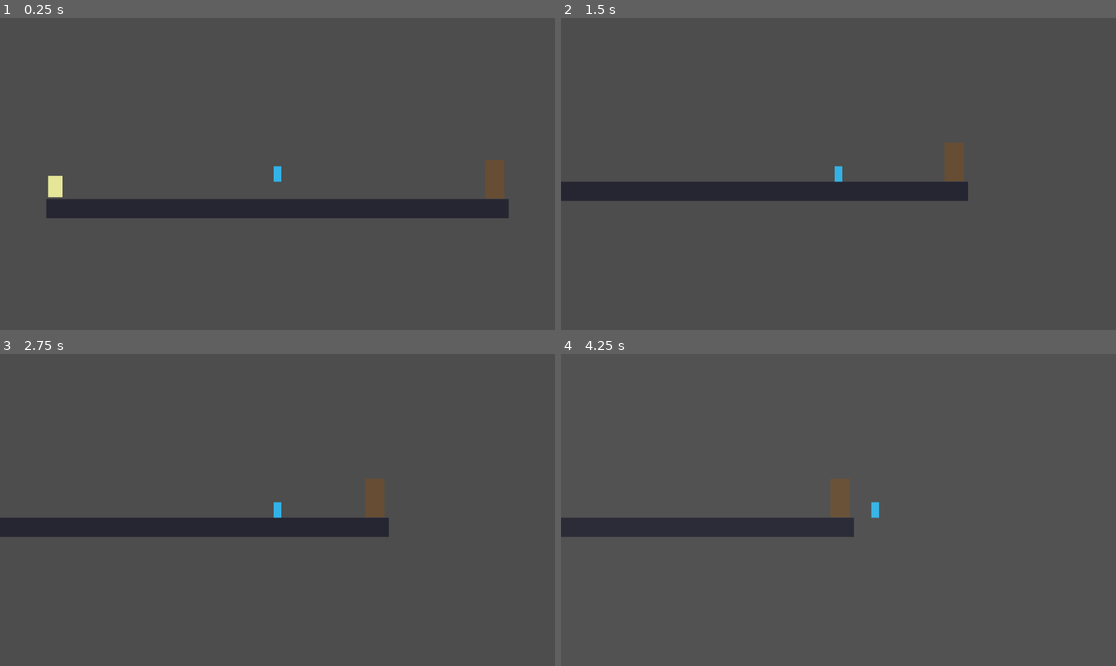
Above: before the commit, frames 1-4 (two rows, left to right).
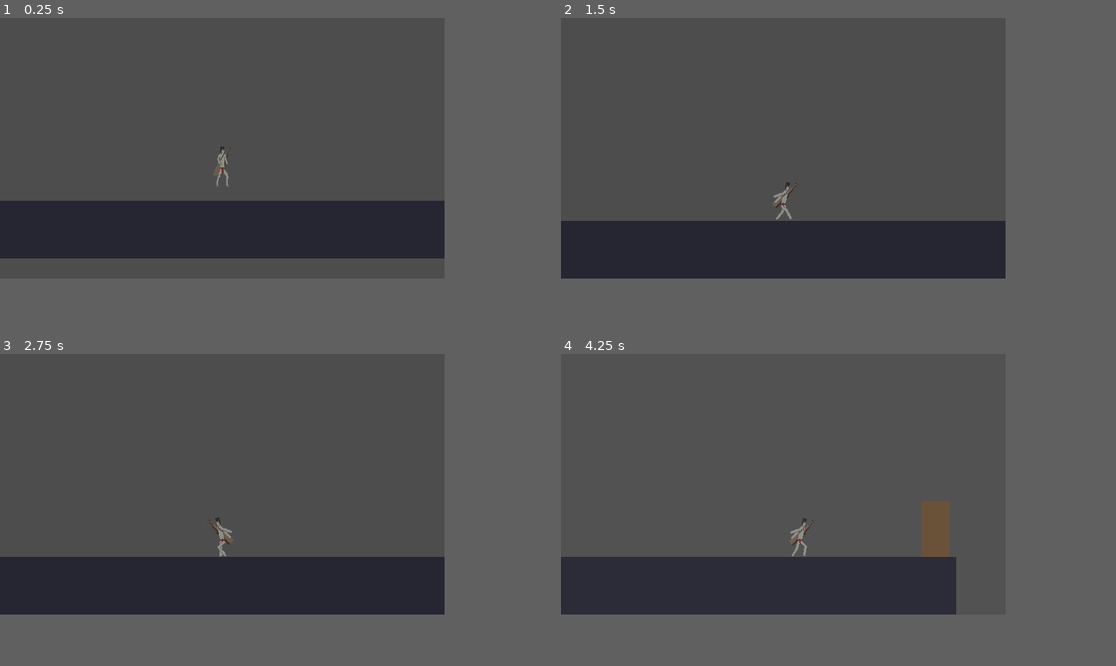
Above: after the commit, the same moments.

Repository: vydramain/Comfymaid
Game: Godot game, scene res://scenes/Main.tscn
The game is run twice, just before and just after one commit, with the same random seed, the same clock (stepped at 60 frames per second) and the same inputs. Sound files missing from this copy of the repository are replaced by a short silence.
Inputs:
- Up to frame 1 (0.25 s): no input
- Up to frame 2 (1.5 s): tap Enter at 0.5 s; hold K (interact) 0.53-1.28 s; hold D (move_right) from 0.53 s (still down); tap J (attack) at 0.6 s; tap Space (jump) at 0.77 s; tap K (interact) at 1.35 s
- Up to frame 3 (2.75 s): tap Space (jump) at 1.52 s; tap J (attack) at 1.55, 2.1 s; release D (move_right) at 2.03 s; hold A (move_left) from 2.03 s (still down); hold K (interact) from 2.03 s (still down)
- Up to frame 4 (4.25 s): release A (move_left) at 2.78 s; release K (interact) at 2.78 s; hold D (move_right) from 2.78 s (still down); tap K (interact) at 2.85 s; tap Space (jump) at 3.02, 3.77 s; tap J (attack) at 3.05, 3.6 s; hold K (interact) from 3.53 s (still down); tap R (reset) at 4.15 s
In our replay, the window is 799x449 before the commit and 640x375 after it. These sizes can differ from the game's own. Grey fills any space a smaller window leaves; there, only what the larger window draws over its background counts as a difference.

The runs differ from the first frame. In frame 1, 13% of the frame differs, in the area x 0-92%, y 41-78%; in frame 2, 20%, in the area x 0-81%, y 40-84%; in frame 3, 20%; in frame 4, 18%.

Commit message:
feat: Implemented animations for MC and Guardian

Diff:
--- /dev/null
+++ b/assets/sprites/guardian_frames.tres
@@ -0,0 +1,52 @@
+[gd_resource type="SpriteFrames" load_steps=8 format=3 uid="uid://dyctb0ry7g58o"]
+
+[ext_resource type="Texture2D" uid="uid://coym1w3m7imh6" path="res://assets/sprites/guardian_playing.png" id="1"]
+[ext_resource type="Texture2D" uid="uid://dtqlocctxcveg" path="res://assets/sprites/guardian_idle.png" id="2"]
+
+[sub_resource type="AtlasTexture" id="5"]
+atlas = ExtResource("2")
+region = Rect2(0, 0, 48, 48)
+
+[sub_resource type="AtlasTexture" id="1"]
+atlas = ExtResource("1")
+region = Rect2(0, 0, 48, 48)
+
+[sub_resource type="AtlasTexture" id="2"]
+atlas = ExtResource("1")
+region = Rect2(48, 0, 48, 48)
+
+[sub_resource type="AtlasTexture" id="3"]
+atlas = ExtResource("1")
+region = Rect2(96, 0, 48, 48)
+
+[sub_resource type="AtlasTexture" id="4"]
+atlas = ExtResource("1")
+region = Rect2(144, 0, 48, 48)
+
+[resource]
+animations = [{
+"frames": [{
+"duration": 1.0,
+"texture": SubResource("5")
+}],
+"loop": true,
+"name": &"idle",
+"speed": 0.5
+}, {
+"frames": [{
+"duration": 1.0,
+"texture": SubResource("1")
+}, {
+"duration": 1.0,
+"texture": SubResource("2")
+}, {
+"duration": 1.0,
+"texture": SubResource("3")
+}, {
+"duration": 1.0,
+"texture": SubResource("4")
+}],
+"loop": true,
+"name": &"playing",
+"speed": 0.5
+}]
--- /dev/null
+++ b/assets/sprites/wretch_frames.tres
@@ -0,0 +1,107 @@
+[gd_resource type="SpriteFrames" load_steps=16 format=3 uid="uid://geo6yo6yjtgq"]
+
+[ext_resource type="Texture2D" uid="uid://fwqraumtgwts" path="res://assets/sprites/wretch_idle.png" id="1"]
+[ext_resource type="Texture2D" uid="uid://bnie8c0a0yf04" path="res://assets/sprites/wretch_run.png" id="2"]
+[ext_resource type="Texture2D" uid="uid://d4f8l2eyoey4l" path="res://assets/sprites/wretch_attack.png" id="3"]
+
+[sub_resource type="AtlasTexture" id="9"]
+atlas = ExtResource("3")
+region = Rect2(0, 0, 64, 64)
+
+[sub_resource type="AtlasTexture" id="10"]
+atlas = ExtResource("3")
+region = Rect2(64, 0, 64, 64)
+
+[sub_resource type="AtlasTexture" id="11"]
+atlas = ExtResource("3")
+region = Rect2(128, 0, 64, 64)
+
+[sub_resource type="AtlasTexture" id="12"]
+atlas = ExtResource("3")
+region = Rect2(192, 0, 64, 64)
+
+[sub_resource type="AtlasTexture" id="1"]
+atlas = ExtResource("1")
+region = Rect2(0, 0, 64, 64)
+
+[sub_resource type="AtlasTexture" id="2"]
+atlas = ExtResource("1")
+region = Rect2(64, 0, 64, 64)
+
+[sub_resource type="AtlasTexture" id="3"]
+atlas = ExtResource("1")
+region = Rect2(128, 0, 64, 64)
+
+[sub_resource type="AtlasTexture" id="4"]
+atlas = ExtResource("1")
+region = Rect2(192, 0, 64, 64)
+
+[sub_resource type="AtlasTexture" id="5"]
+atlas = ExtResource("2")
+region = Rect2(0, 0, 64, 64)
+
+[sub_resource type="AtlasTexture" id="6"]
+atlas = ExtResource("2")
+region = Rect2(64, 0, 64, 64)
+
+[sub_resource type="AtlasTexture" id="7"]
+atlas = ExtResource("2")
+region = Rect2(128, 0, 64, 64)
+
+[sub_resource type="AtlasTexture" id="8"]
+atlas = ExtResource("2")
+region = Rect2(192, 0, 64, 64)
+
+[resource]
+animations = [{
+"frames": [{
+"duration": 1.0,
+"texture": SubResource("9")
+}, {
+"duration": 1.0,
+"texture": SubResource("10")
+}, {
+"duration": 1.0,
+"texture": SubResource("11")
+}, {
+"duration": 1.0,
+"texture": SubResource("12")
+}],
+"loop": false,
+"name": &"attack",
+"speed": 33.3333
+}, {
+"frames": [{
+"duration": 1.0,
+"texture": SubResource("1")
+}, {
+"duration": 1.0,
+"texture": SubResource("2")
+}, {
+"duration": 1.0,
+"texture": SubResource("3")
+}, {
+"duration": 1.0,
+"texture": SubResource("4")
+}],
+"loop": true,
+"name": &"idle",
+"speed": 8.0
+}, {
+"frames": [{
+"duration": 1.0,
+"texture": SubResource("5")
+}, {
+"duration": 1.0,
+"texture": SubResource("6")
+}, {
+"duration": 1.0,
+"texture": SubResource("7")
+}, {
+"duration": 1.0,
+"texture": SubResource("8")
+}],
+"loop": true,
+"name": &"run",
+"speed": 8.0
+}]
--- a/project.godot
+++ b/project.godot
@@ -19,3 +19,9 @@
 
 AudioDirector="*res://scripts/audio_director.gd"
 GameDirector="*res://scripts/game_director.gd"
+
+[display]
+
+window/size/viewport_width=640
+window/size/viewport_height=375
+window/stretch/mode="viewport"
--- a/scenes/Guardian.tscn
+++ b/scenes/Guardian.tscn
@@ -1,18 +1,137 @@
-[gd_scene load_steps=3 format=3 uid="uid://g1u2a3r4d5n6e7"]
+[gd_scene load_steps=8 format=3 uid="uid://ctyxbgvitqjo3"]
 
-[ext_resource type="Script" path="res://scripts/guardian.gd" id=1]
+[ext_resource type="Script" uid="uid://3n0pyik17njg" path="res://scripts/guardian.gd" id="1"]
+[ext_resource type="Texture2D" uid="uid://coym1w3m7imh6" path="res://assets/sprites/guardian_playing.png" id="2"]
+[ext_resource type="Texture2D" uid="uid://dtqlocctxcveg" path="res://assets/sprites/guardian_idle.png" id="3"]
 
-[sub_resource type="RectangleShape2D" id=1]
-size = Vector2(36, 48)
+[sub_resource type="RectangleShape2D" id="1"]
+size = Vector2(100, 65)
+
+[sub_resource type="Animation" id="Animation_idle"]
+resource_name = "idle"
+loop_mode = 1
+tracks/0/type = "value"
+tracks/0/imported = false
+tracks/0/enabled = true
+tracks/0/path = NodePath("Sprite:texture")
+tracks/0/interp = 1
+tracks/0/loop_wrap = true
+tracks/0/keys = {
+"times": PackedFloat32Array(0),
+"transitions": PackedFloat32Array(1),
+"update": 0,
+"values": [ExtResource("3")]
+}
+tracks/1/type = "value"
+tracks/1/imported = false
+tracks/1/enabled = true
+tracks/1/path = NodePath("Sprite:hframes")
+tracks/1/interp = 1
+tracks/1/loop_wrap = true
+tracks/1/keys = {
+"times": PackedFloat32Array(0),
+"transitions": PackedFloat32Array(1),
+"update": 0,
+"values": [1]
+}
+tracks/2/type = "value"
+tracks/2/imported = false
+tracks/2/enabled = true
+tracks/2/path = NodePath("Sprite:vframes")
+tracks/2/interp = 1
+tracks/2/loop_wrap = true
+tracks/2/keys = {
+"times": PackedFloat32Array(0),
+"transitions": PackedFloat32Array(1),
+"update": 0,
+"values": [1]
+}
+tracks/3/type = "value"
+tracks/3/imported = false
+tracks/3/enabled = true
+tracks/3/path = NodePath("Sprite:frame")
+tracks/3/interp = 1
+tracks/3/loop_wrap = true
+tracks/3/keys = {
+"times": PackedFloat32Array(0),
+"transitions": PackedFloat32Array(1),
+"update": 0,
+"values": [0]
+}
+
+[sub_resource type="Animation" id="Animation_playing"]
+resource_name = "playing"
+length = 8.0
+loop_mode = 1
+tracks/0/type = "value"
+tracks/0/imported = false
+tracks/0/enabled = true
+tracks/0/path = NodePath("Sprite:texture")
+tracks/0/interp = 1
+tracks/0/loop_wrap = true
+tracks/0/keys = {
+"times": PackedFloat32Array(0),
+"transitions": PackedFloat32Array(1),
+"update": 0,
+"values": [ExtResource("2")]
+}
+tracks/1/type = "value"
+tracks/1/imported = false
+tracks/1/enabled = true
+tracks/1/path = NodePath("Sprite:hframes")
+tracks/1/interp = 1
+tracks/1/loop_wrap = true
+tracks/1/keys = {
+"times": PackedFloat32Array(0),
+"transitions": PackedFloat32Array(1),
+"update": 0,
+"values": [4]
+}
+tracks/2/type = "value"
+tracks/2/imported = false
+tracks/2/enabled = true
+tracks/2/path = NodePath("Sprite:vframes")
+tracks/2/interp = 1
+tracks/2/loop_wrap = true
+tracks/2/keys = {
+"times": PackedFloat32Array(0),
+"transitions": PackedFloat32Array(1),
+"update": 0,
+"values": [1]
+}
+tracks/3/type = "value"
+tracks/3/imported = false
+tracks/3/enabled = true
+tracks/3/path = NodePath("Sprite:frame")
+tracks/3/interp = 1
+tracks/3/loop_wrap = true
+tracks/3/keys = {
+"times": PackedFloat32Array(0, 2, 4, 6),
+"transitions": PackedFloat32Array(1, 1, 1, 1),
+"update": 0,
+"values": [0, 1, 2, 3]
+}
+
+[sub_resource type="AnimationLibrary" id="AnimationLibrary_1"]
+_data = {
+&"idle": SubResource("Animation_idle"),
+&"playing": SubResource("Animation_playing")
+}
 
 [node name="Guardian" type="Area2D"]
 script = ExtResource("1")
 
 [node name="CollisionShape2D" type="CollisionShape2D" parent="."]
+position = Vector2(26, -32.5)
 shape = SubResource("1")
+
+[node name="Sprite" type="Sprite2D" parent="."]
+texture_filter = 1
+texture_repeat = 1
 position = Vector2(0, -24)
+texture = ExtResource("3")
 
-[node name="Body" type="ColorRect" parent="."]
-color = Color(0.9, 0.9, 0.6, 1)
-size = Vector2(30, 44)
-position = Vector2(-15, -44)
+[node name="AnimationPlayer" type="AnimationPlayer" parent="."]
+libraries = {
+&"": SubResource("AnimationLibrary_1")
+}
--- a/scenes/Hub.tscn
+++ b/scenes/Hub.tscn
@@ -4,17 +4,17 @@
 [ext_resource type="PackedScene" path="res://scenes/Door.tscn" id="2"]
 
 [sub_resource type="RectangleShape2D" id="1"]
-size = Vector2(960, 40)
+size = Vector2(1500, 40)
 
 [node name="Hub" type="Node2D"]
 
 [node name="CameraBounds" type="Node2D" parent="."]
 
 [node name="BoundsRect" type="ReferenceRect" parent="CameraBounds"]
-offset_left = -480.0
+offset_left = -800.0
 offset_top = -260.0
-offset_right = 480.0
-offset_bottom = 280.0
+offset_right = 800.0
+offset_bottom = 323.0
 
 [node name="PlayerSpawn" type="Marker2D" parent="."]
 position = Vector2(0, 141)
@@ -26,16 +26,16 @@
 shape = SubResource("1")
 
 [node name="FloorVisual" type="ColorRect" parent="Floor"]
-offset_left = -480.0
+offset_left = -750.0
 offset_top = 240.0
-offset_right = 480.0
-offset_bottom = 280.0
+offset_right = 750.0
+offset_bottom = 323.0
 color = Color(0.15, 0.15, 0.2, 1)
 
 [node name="Guardian" parent="." instance=ExtResource("1")]
-position = Vector2(-461, 236)
+position = Vector2(-726, 240)
 
 [node name="DescentDoor" parent="." instance=ExtResource("2")]
-position = Vector2(451, 199)
+position = Vector2(720, 200)
 target_scene = "BossRoom"
 requires_guardian_intro = true
--- a/scenes/Player.tscn
+++ b/scenes/Player.tscn
@@ -1,39 +1,38 @@
-[gd_scene load_steps=4 format=3 uid="uid://c8q6o7a07wfao"]
+[gd_scene load_steps=5 format=3 uid="uid://c8q6o7a07wfao"]
 
 [ext_resource type="Script" uid="uid://in1mhx7lfaa6" path="res://scripts/player.gd" id="1"]
+[ext_resource type="SpriteFrames" uid="uid://geo6yo6yjtgq" path="res://assets/sprites/wretch_frames.tres" id="2"]
 
 [sub_resource type="RectangleShape2D" id="1"]
-size = Vector2(16, 32)
+size = Vector2(26, 58)
 
 [sub_resource type="CapsuleShape2D" id="CapsuleShape2D_p0vlq"]
 radius = 8.0
+height = 56.0
 
 [node name="Player" type="CharacterBody2D"]
 script = ExtResource("1")
 
 [node name="CollisionShape2D" type="CollisionShape2D" parent="."]
+position = Vector2(0, 3)
 shape = SubResource("1")
 
 [node name="Visual" type="Node2D" parent="."]
 
-[node name="Body" type="ColorRect" parent="Visual"]
-anchors_preset = 8
-anchor_left = 0.5
-anchor_top = 0.5
-anchor_right = 0.5
-anchor_bottom = 0.5
-offset_left = -8.0
-offset_top = -16.0
-offset_right = 8.0
-offset_bottom = 16.0
-grow_horizontal = 2
-grow_vertical = 2
-size_flags_horizontal = 4
-color = Color(0.2, 0.7, 0.9, 1)
+[node name="Sprite" type="AnimatedSprite2D" parent="Visual"]
+texture_filter = 1
+texture_repeat = 1
+position = Vector2(16, 0)
+sprite_frames = ExtResource("2")
+animation = &"idle"
 
 [node name="InteractionDetector" type="Area2D" parent="."]
 
 [node name="CollisionShape2D" type="CollisionShape2D" parent="InteractionDetector"]
+position = Vector2(0, 2)
 shape = SubResource("CapsuleShape2D_p0vlq")
 
 [node name="Camera2D" type="Camera2D" parent="."]
+
+[node name="HintMarker" type="Marker2D" parent="."]
+position = Vector2(0, -34)
--- a/scripts/guardian.gd
+++ b/scripts/guardian.gd
@@ -2,83 +2,93 @@
 
 const GUARDIAN_DIALOGUE_SUPPRESS_COLOR := Color(0.6, 0.6, 0.6)
 const GUARDIAN_IDLE_COLOR := Color(0.9, 0.9, 0.6)
-
 @export var prompt_text := "{INTERACT} Talk"
 @export var enabled := true
 @export var pre_boss_lines: Array[String] = [
-    "Ты здесь?",
-    "Пусто, но звучит знакомо.",
-    "Дверь вниз… откроется, если ты спросишь."
+	"Ты здесь?",
+	"Пусто, но звучит знакомо.",
+	"Дверь вниз… откроется, если ты спросишь."
 ]
 @export var extra_lines: Array[String] = [
-    "Я не помню, что было до этого.",
-    "Но ты можешь спуститься."
+	"Я не помню, что было до этого.",
+	"Но ты можешь спуститься."
 ]
 @export var post_boss_lines: Array[String] = [
-    "Ты повлиял на баланс сил в мире.",
-    "А что титов?",
-    "Требуется перезапустить мир."
+	"Ты повлиял на баланс сил в мире.",
+	"А что титов?",
+	"Требуется перезапустить мир."
 ]
 
 var _extra_index := 0
 
-@onready var body_rect: ColorRect = $Body
+@onready var sprite: Sprite2D = $Sprite
+@onready var anim_player: AnimationPlayer = $AnimationPlayer
 
 func _ready() -> void:
-    add_to_group("interactable")
+	add_to_group("interactable")
+	_play_animation("playing")
 
 func _process(_delta: float) -> void:
-    _update_prompt()
-    _update_visual_state()
+	_update_prompt()
+	_update_visual_state()
 
 func is_enabled() -> bool:
-    return enabled
+	return enabled
 
 func get_prompt_text() -> String:
-    return prompt_text
+	return prompt_text
 
 func interact(_interactor: Node) -> void:
-    if not enabled:
-        return
-    if GameDirector.instance == null or GameDirector.instance.dialogue_ui == null:
-        return
-    if GameDirector.instance.boss_defeated:
-        _play_post_boss()
-        return
-    _play_pre_boss()
+	if not enabled:
+		return
+	if GameDirector.instance == null or GameDirector.instance.dialogue_ui == null:
+		return
+	if GameDirector.instance.boss_defeated:
+		_play_post_boss()
+		return
+	_play_pre_boss()
 
 func _play_pre_boss() -> void:
-    var dialogue: Node = GameDirector.instance.dialogue_ui
-    if not GameDirector.instance.guardian_intro_done:
-        dialogue.start_dialogue(pre_boss_lines)
-        dialogue.dialogue_finished.connect(_on_intro_finished, CONNECT_ONE_SHOT)
-    elif _extra_index < extra_lines.size():
-        dialogue.start_dialogue([extra_lines[_extra_index]])
-        _extra_index += 1
-    else:
-        dialogue.start_dialogue([extra_lines.back()])
+	var dialogue: Node = GameDirector.instance.dialogue_ui
+	if not GameDirector.instance.guardian_intro_done:
+		dialogue.start_dialogue(pre_boss_lines)
+		dialogue.dialogue_finished.connect(_on_intro_finished, CONNECT_ONE_SHOT)
+	elif _extra_index < extra_lines.size():
+		dialogue.start_dialogue([extra_lines[_extra_index]])
+		_extra_index += 1
+	else:
+		dialogue.start_dialogue([extra_lines.back()])
 
 func _on_intro_finished() -> void:
-    if GameDirector.instance:
-        GameDirector.instance.unlock_guardian_intro()
+	if GameDirector.instance:
+		GameDirector.instance.unlock_guardian_intro()
 
 func _play_post_boss() -> void:
-    var dialogue: Node = GameDirector.instance.dialogue_ui
-    dialogue.start_dialogue(post_boss_lines)
-    dialogue.dialogue_finished.connect(_on_post_dialogue_finished, CONNECT_ONE_SHOT)
+	var dialogue: Node = GameDirector.instance.dialogue_ui
+	dialogue.start_dialogue(post_boss_lines)
+	dialogue.dialogue_finished.connect(_on_post_dialogue_finished, CONNECT_ONE_SHOT)
 
 func _on_post_dialogue_finished() -> void:
-    if GameDirector.instance:
-        GameDirector.instance.unlock_guardian_post_dialogue()
-        GameDirector.instance.request_reset()
+	if GameDirector.instance:
+		GameDirector.instance.unlock_guardian_post_dialogue()
+		GameDirector.instance.request_reset()
 
 func _update_prompt() -> void:
-    prompt_text = "{INTERACT} Talk"
+	prompt_text = "{INTERACT} Talk"
 
 func _update_visual_state() -> void:
-    if body_rect == null or GameDirector.instance == null:
-        return
-    if GameDirector.instance.dialogue_ui and GameDirector.instance.dialogue_ui.is_active():
-        body_rect.color = GUARDIAN_DIALOGUE_SUPPRESS_COLOR
-    else:
-        body_rect.color = GUARDIAN_IDLE_COLOR
+	if sprite == null or GameDirector.instance == null:
+		return
+	if GameDirector.instance.dialogue_ui and GameDirector.instance.dialogue_ui.is_active():
+		sprite.modulate = GUARDIAN_DIALOGUE_SUPPRESS_COLOR
+		_play_animation("idle")
+	else:
+		sprite.modulate = GUARDIAN_IDLE_COLOR
+		_play_animation("playing")
+
+func _play_animation(name: StringName) -> void:
+	if anim_player == null:
+		return
+	if anim_player.current_animation == name:
+		return
+	anim_player.play(name)
--- a/scripts/player.gd
+++ b/scripts/player.gd
@@ -18,7 +18,13 @@
 const PLAYER_HIT_FLASH_TIME := 0.15
 const PLAYER_MAX_HP := 3
 
+const PLAYER_ANIM_FRAME_COUNT := 4
+const PLAYER_ANIM_DURATION := 0.5
+const PLAYER_ATTACK_ANIM_DURATION := PLAYER_ATTACK_DURATION
+
 const CAMERA_DEADZONE := Vector2(120, 80)
+const CAMERA_EDGE_PADDING_X := 100.0
+const CAMERA_EDGE_PADDING_Y := 50.0
 const CAMERA_HINT_OFFSET := Vector2(0, -120)
 const CAMERA_HINT_UP_TIME := 0.6
 const CAMERA_HINT_HOLD := 0.4
@@ -30,6 +36,7 @@
 var _jump_buffer_timer := 0.0
 var _attack_timer := 0.0
 var _attack_lock_timer := 0.0
+var _attack_anim_timer := 0.0
 var _facing := 1
 var _movement_enabled := true
 var _hp := PLAYER_MAX_HP
@@ -44,6 +51,8 @@
 @onready var visual: Node2D = $Visual
 @onready var interaction_detector: Area2D = $InteractionDetector
 @onready var camera: Camera2D = $Camera2D
+@onready var sprite: AnimatedSprite2D = $Visual/Sprite
+@onready var hint_marker: Marker2D = $HintMarker
 
 func _ready() -> void:
 	add_to_group("player")
@@ -58,6 +67,7 @@
 func _process(delta: float) -> void:
 	_update_interaction_prompt()
 	_update_camera(delta)
+	_update_animation(delta)
 
 func _physics_process(delta: float) -> void:
 	if not _movement_enabled:
@@ -119,6 +129,8 @@
 	if Input.is_action_just_pressed("attack") and _attack_timer == 0.0:
 		_attack_timer = PLAYER_ATTACK_COOLDOWN
 		_attack_lock_timer = PLAYER_ATTACK_LOCK_TIME
+		_attack_anim_timer = PLAYER_ATTACK_ANIM_DURATION
+		_play_animation("attack")
 		_spawn_attack_hitbox()
 
 func _spawn_attack_hitbox() -> void:
@@ -191,6 +203,7 @@
 	_jump_buffer_timer = 0.0
 	_attack_timer = 0.0
 	_attack_lock_timer = 0.0
+	_attack_anim_timer = 0.0
 	_movement_enabled = true
 	_hp = PLAYER_MAX_HP
 	_invuln = false
@@ -236,7 +249,10 @@
 	var text := "△ Interact"
 	if interactable.has_method("get_prompt_text"):
 		text = interactable.get_prompt_text()
-	GameDirector.instance.prompt_ui.show_prompt(text, interactable.global_position + INTERACT_PROMPT_OFFSET)
+	var prompt_pos := global_position
+	if hint_marker:
+		prompt_pos = hint_marker.global_position
+	GameDirector.instance.prompt_ui.show_prompt(text, prompt_pos + INTERACT_PROMPT_OFFSET)
 
 func _clear_prompt() -> void:
 	if GameDirector.instance == null or GameDirector.instance.prompt_ui == null:
@@ -248,10 +264,15 @@
 		return
 	var target_pos: Vector2 = camera.global_position
 	var player_pos: Vector2 = global_position
-	var left := target_pos.x - CAMERA_DEADZONE.x * 0.5
-	var right := target_pos.x + CAMERA_DEADZONE.x * 0.5
-	var top := target_pos.y - CAMERA_DEADZONE.y * 0.5
-	var bottom := target_pos.y + CAMERA_DEADZONE.y * 0.5
+	var view_size := camera.get_viewport_rect().size / camera.zoom
+	var deadzone := Vector2(
+		max(view_size.x - CAMERA_EDGE_PADDING_X * 2.0, 0.0),
+		max(view_size.y - CAMERA_EDGE_PADDING_Y * 2.0, 0.0)
+	)
+	var left := target_pos.x - deadzone.x * 0.5
+	var right := target_pos.x + deadzone.x * 0.5
+	var top := target_pos.y - deadzone.y * 0.5
+	var bottom := target_pos.y + deadzone.y * 0.5
 
 	if player_pos.x < left:
 		target_pos.x = player_pos.x + CAMERA_DEADZONE.x * 0.5
@@ -262,10 +283,39 @@
 	elif player_pos.y > bottom:
 		target_pos.y = player_pos.y - CAMERA_DEADZONE.y * 0.5
 
-	target_pos.x = clamp(target_pos.x, _bounds_rect.position.x + CAMERA_DEADZONE.x * 0.5, _bounds_rect.position.x + _bounds_rect.size.x - CAMERA_DEADZONE.x * 0.5)
-	target_pos.y = clamp(target_pos.y, _bounds_rect.position.y + CAMERA_DEADZONE.y * 0.5, _bounds_rect.position.y + _bounds_rect.size.y - CAMERA_DEADZONE.y * 0.5)
+	var view_half := view_size * 0.5
+	var min_x := _bounds_rect.position.x + view_half.x
+	var max_x := _bounds_rect.position.x + _bounds_rect.size.x - view_half.x
+	var min_y := _bounds_rect.position.y + view_half.y
+	var max_y := _bounds_rect.position.y + _bounds_rect.size.y - view_half.y
+	if min_x > max_x:
+		min_x = _bounds_rect.position.x + _bounds_rect.size.x * 0.5
+		max_x = min_x
+	if min_y > max_y:
+		min_y = _bounds_rect.position.y + _bounds_rect.size.y * 0.5
+		max_y = min_y
+	target_pos.x = clamp(target_pos.x, min_x, max_x)
+	target_pos.y = clamp(target_pos.y, min_y, max_y)
 
 	camera.global_position = camera.global_position.lerp(target_pos, 6.0 * delta)
+
+func _update_animation(delta: float) -> void:
+	if sprite == null:
+		return
+	if _attack_anim_timer > 0.0:
+		_attack_anim_timer = max(_attack_anim_timer - delta, 0.0)
+		if sprite.animation != "attack":
+			_play_animation("attack")
+		return
+	if abs(velocity.x) > 5.0 and is_on_floor():
+		_play_animation("run")
+	else:
+		_play_animation("idle")
+
+func _play_animation(name: StringName) -> void:
+	if sprite == null or sprite.animation == name:
+		return
+	sprite.play(name)
 
 func trigger_hint_up() -> void:
 	if camera == null or _hint_used:
@@ -291,4 +341,4 @@
 		var rect_node := bounds.get_node("BoundsRect")
 		if rect_node is ReferenceRect:
 			var rect := rect_node as ReferenceRect
-			_bounds_rect = Rect2(rect.global_position, rect.size)
+			_bounds_rect = rect.get_global_rect()
Binary file added: assets/sprites/guardian_idle.aseprite
Binary file added: assets/sprites/guardian_idle.png
Not shown, added: assets/sprites/guardian_idle.png.import
Binary file added: assets/sprites/guardian_playing.aseprite
Binary file added: assets/sprites/guardian_playing.png
Not shown, added: assets/sprites/guardian_playing.png.import
Binary file added: assets/sprites/kruglic_idle.aseprite
Binary file added: assets/sprites/kruglic_idle.png
Not shown, added: assets/sprites/kruglic_idle.png.import
Binary file added: assets/sprites/kruglic_run.aseprite
Binary file added: assets/sprites/kruglic_run.png
Not shown, added: assets/sprites/kruglic_run.png.import
(and 14 more such lines)
